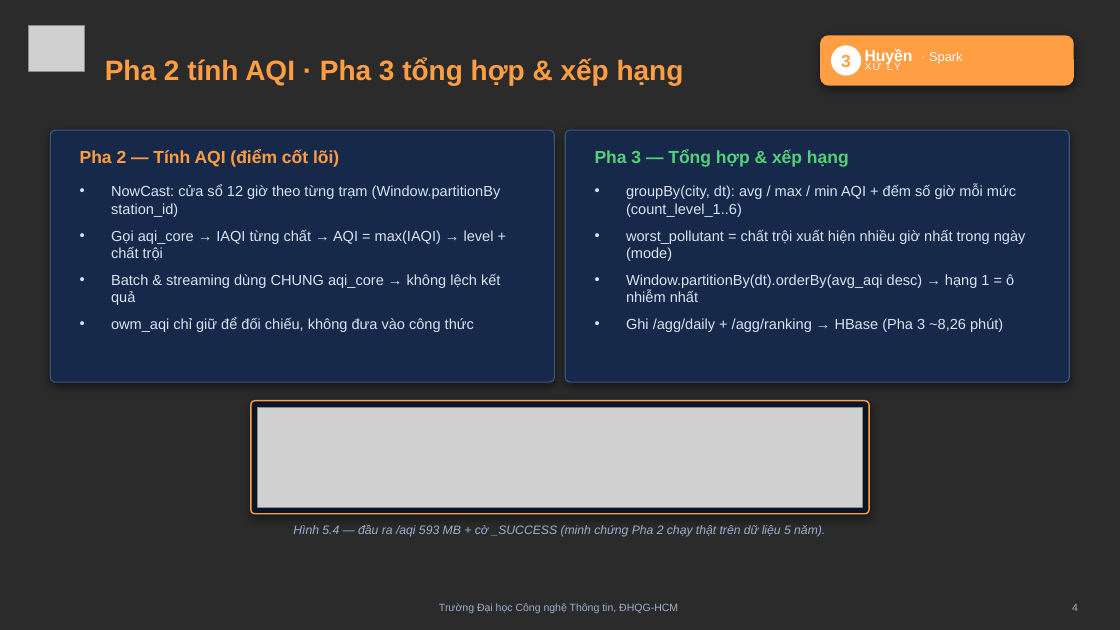
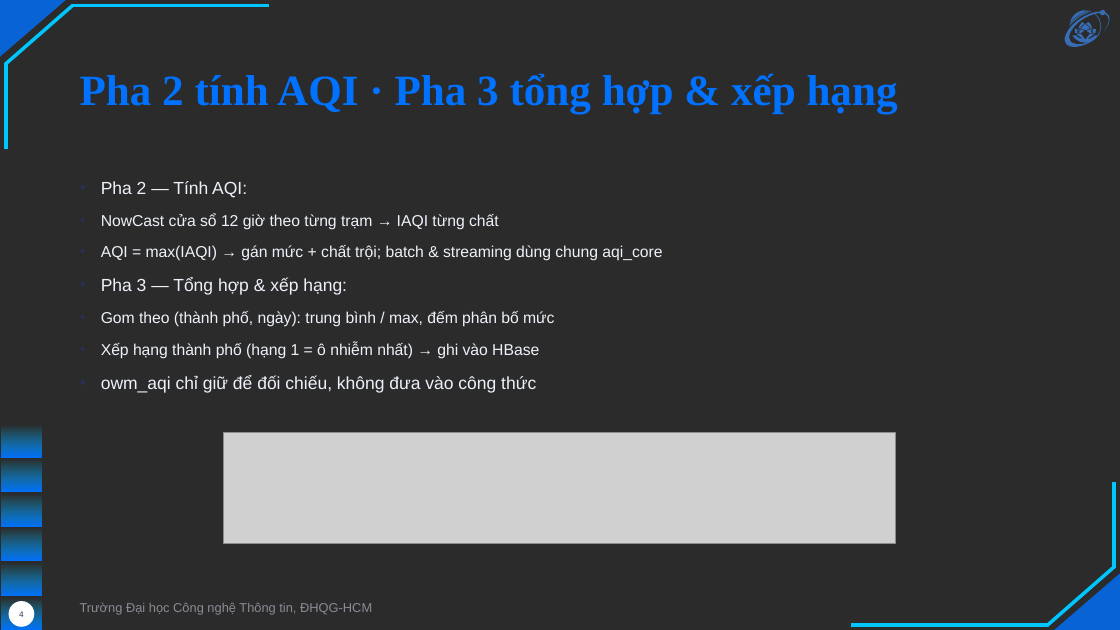
Before and after one commit to khuyn110400/big-data-aqi, a slide deck: slide 4 of docs/slides/Slide_Huyen_XuLy_Spark.pptx. Drawn at 1120x630 pixels with LibreOffice and Linux fonts; fonts in the diff are those of the drawing; grey boxes stand for pictures; background and template pictures are left out; a plain dark background stands for a picture behind light text. Boxes give left, top, right and bottom in pixels: in the first picture for what was removed or moved away, otherwise in the second. Text is boxed around its words. In the diff, an @@ line names an element or a change of style, - is before the commit and + after.

```diff
--- a/docs/slides/Slide_Huyen_XuLy_Spark.pptx
+++ b/docs/slides/Slide_Huyen_XuLy_Spark.pptx
@@ triangle added at (x1=0, y1=0, x2=66, y2=56), fill #0072FF at 80% opacity @@
@@ line added from (73, 5) to (5, 64), #00C6FF 3 pt @@
@@ picture removed at (x1=29, y1=25, x2=84, y2=71) @@
@@ title "Pha 2 tính AQI · ..." moved from (x1=105, y1=58, x2=684, y2=85) to (x1=80, y1=73, x2=898, y2=114) @@
@@ title "Pha 2 tính AQI · ..." at (x1=80, y1=73, x2=898, y2=114): size 24 to 37 pt, font Arial to Times New Roman, text colour #FF9E42 to #0072FF; line spacing 0.98 to 1.2 @@
@@ line added from (269, 6) to (71, 6), #00C6FF 3 pt @@
@@ freeform shape added at (x1=1065, y1=10, x2=1110, y2=47), fill #376DB5 @@
@@ rounded rectangle removed at (x1=820, y1=35, x2=1074, y2=86) @@
@@ ellipse removed at (x1=831, y1=45, x2=861, y2=76) @@
@@ text removed at (x1=841, y1=55, x2=851, y2=67) @@
-3
@@ text removed at (x1=865, y1=49, x2=913, y2=65) @@
-Huyền · Spark
@@ line added from (6, 149) to (6, 62), #00C6FF 3 pt @@
@@ text removed at (x1=865, y1=62, x2=901, y2=70) @@
-XỬ LÝ
@@ rounded rectangle removed at (x1=50, y1=130, x2=555, y2=382) @@
@@ text removed at (x1=80, y1=149, x2=339, y2=167) @@
-Pha 2 — Tính AQI (điểm cốt lõi)
@@ rounded rectangle removed at (x1=565, y1=130, x2=1070, y2=382) @@
@@ text removed at (x1=595, y1=149, x2=849, y2=167) @@
-Pha 3 — Tổng hợp & xếp hạng
@@ text added at (x1=101, y1=181, x2=662, y2=393), 13.5 pt, text #EDF2FA @@
+• Pha 2 — Tính AQI:
+  • NowCast cửa sổ 12 giờ theo từng trạm → IAQI từng chất
+  • AQI = max(IAQI) → gán mức + chất trội; batch & streaming dùng chung aqi_core
+• Pha 3 — Tổng hợp & xếp hạng:
+  • Gom theo (thành phố, ngày): trung bình / max, đếm phân bố mức
+  • Xếp hạng thành phố (hạng 1 = ô nhiễm nhất) → ghi vào HBase
+• owm_aqi chỉ giữ để đối chiếu, không đưa vào công thức
@@ text removed at (x1=111, y1=185, x2=501, y2=332) @@
-• NowCast: cửa sổ 12 giờ theo từng trạm (Window.partitionBy station_id)
-• Gọi aqi_core → IAQI từng chất → AQI = max(IAQI) → level + chất trội
-• Batch & streaming dùng CHUNG aqi_core → không lệch kết quả
-• owm_aqi chỉ giữ để đối chiếu, không đưa vào công thức
@@ text removed at (x1=626, y1=185, x2=1026, y2=332) @@
-• groupBy(city, dt): avg / max / min AQI + đếm số giờ mỗi mức (count_level_1..6)
-• worst_pollutant = chất trội xuất hiện nhiều giờ nhất trong ngày (mode)
-• Window.partitionBy(dt).orderBy(avg_aqi desc) → hạng 1 = ô nhiễm nhất
-• Ghi /agg/daily + /agg/ranking → HBase (Pha 3 ~8,26 phút)
@@ rounded rectangle removed at (x1=251, y1=401, x2=870, y2=514) @@
@@ picture resized from (x1=258, y1=408, x2=863, y2=507) to (x1=223, y1=433, x2=896, y2=544) @@
@@ line added from (1114, 482) to (1114, 568), #00C6FF 3 pt @@
@@ text removed at (x1=293, y1=524, x2=825, y2=537) @@
-Hình 5.4 — đầu ra /aqi 593 MB + cờ _SUCCESS (minh chứng Pha 2 chạy thật trên dữ liệu 5 năm).
@@ line added from (1047, 626) to (1115, 566), #00C6FF 3 pt @@
@@ group added at (x1=2, y1=425, x2=42, y2=630): 6 rectangles @@
@@ page number moved from (x1=1072, y1=604, x2=1078, y2=611) to (x1=19, y1=611, x2=24, y2=617) @@
@@ page number at (x1=19, y1=611, x2=24, y2=617): size 9 to 7 pt, text colour #9BB0CE to #2A2F4F; alignment right to centre @@
@@ text "Trường Đại học Công nghệ ..." moved from (x1=439, y1=603, x2=678, y2=613) to (x1=80, y1=603, x2=372, y2=614) @@
@@ text "Trường Đại học Công nghệ ..." at (x1=80, y1=603, x2=372, y2=614): size 9 to 11 pt, text colour #9BB0CE to #8B8C95; alignment centre to left @@
@@ triangle added at (x1=1054, y1=574, x2=1120, y2=630), fill #0072FF at 80% opacity @@
@@ ellipse added at (x1=8, y1=602, x2=34, y2=628), fill #FFFFFF @@
@@ line added from (851, 625) to (1049, 625), #00C6FF 3 pt @@
```
Also in this commit, not shown: 2 other slides changed, 3 slides added, 4 slides removed.
